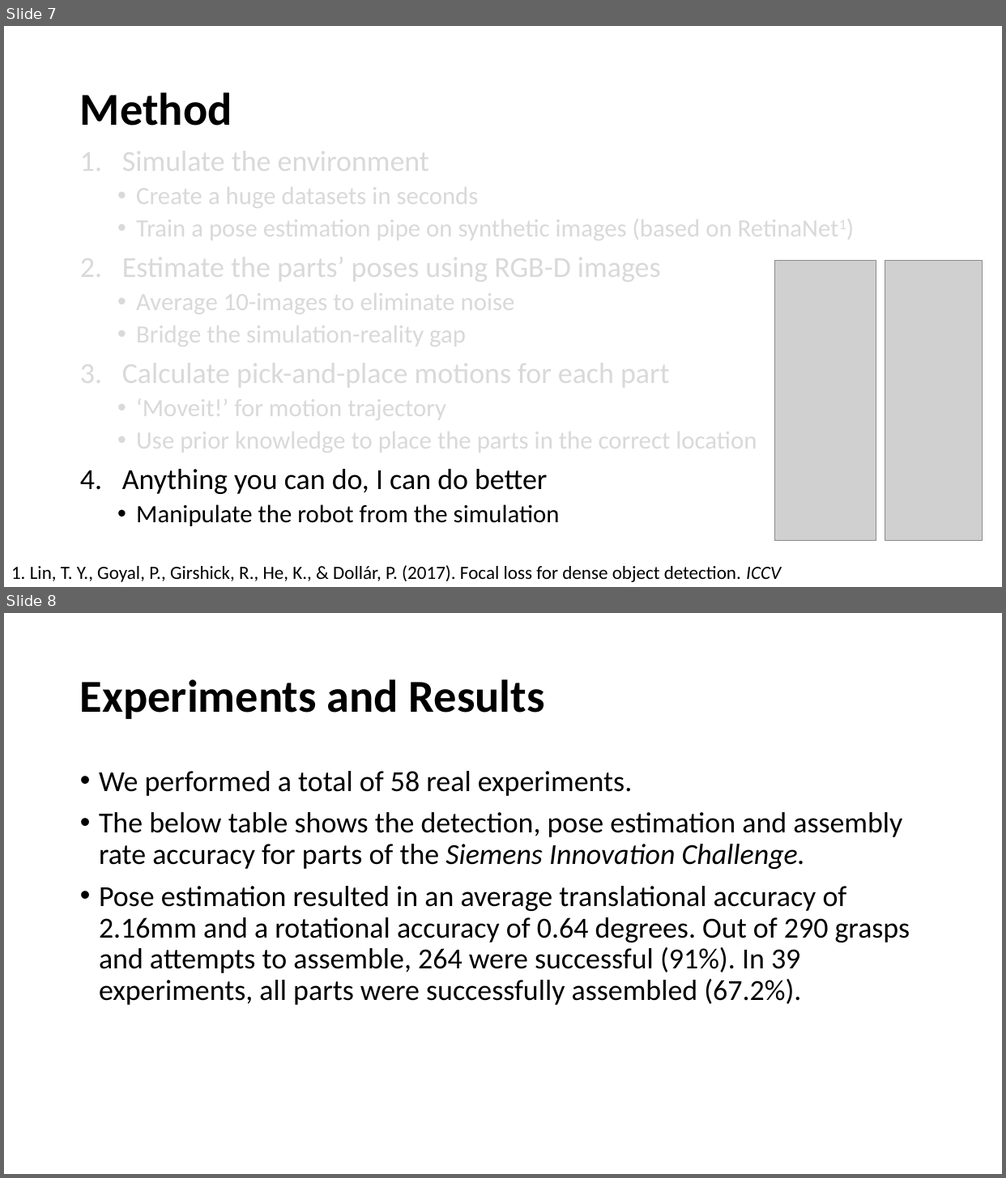
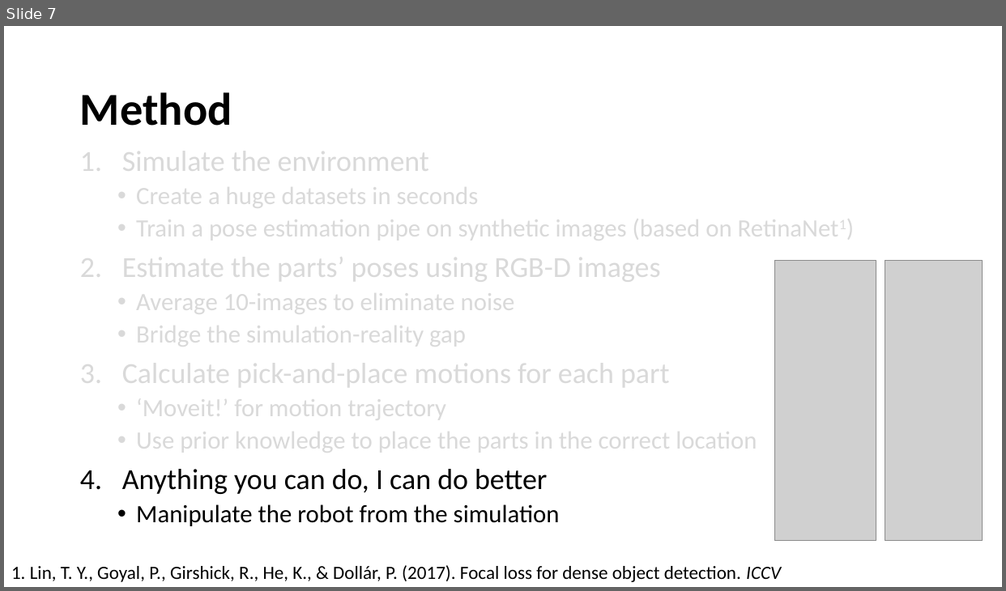
Before and after one commit to farjon/IRS_course, a slide deck: FinalProject/FinalProject.pptx. Shown one above the other, each under a label of ours: slides 7 and 8 before the commit, slide 7 after it. The pictures are 1006x1178 and 1006x591 pixels, drawn with LibreOffice and Linux fonts; fonts in the diff are those of the drawing; grey boxes stand for pictures. Boxes give left, top, right and bottom in pixels: in the first picture for what was removed or moved away, otherwise in the second. Text is boxed around its words. In the diff, an @@ line names an element or a change of style, - is before the commit and + after.

```diff
--- a/FinalProject/FinalProject.pptx
+++ b/FinalProject/FinalProject.pptx
@@ slide 8 removed at (x1=4, y1=613, x2=1002, y2=1174), background #FFFFFF @@
@@ title removed at (x1=80, y1=679, x2=545, y2=719) @@
-Experiments and Results
@@ text removed at (x1=99, y1=771, x2=910, y2=1005) @@
-• We performed a total of 58 real experiments.
-• The below table shows the detection, pose estimation and assembly rate accuracy for parts of the Siemens Innovation Challenge.
-• Pose estimation resulted in an average translational accuracy of 2.16mm and a rotational accuracy of 0.64 degrees. Out of 290 grasps and attempts to assemble, 264 were successful (91%). In 39 experiments, all parts were successfully assembled (67.2%).
```
Also in this commit, not shown: 3 slides changed, 1 slide added, 1 other slide removed, 1 other file.
